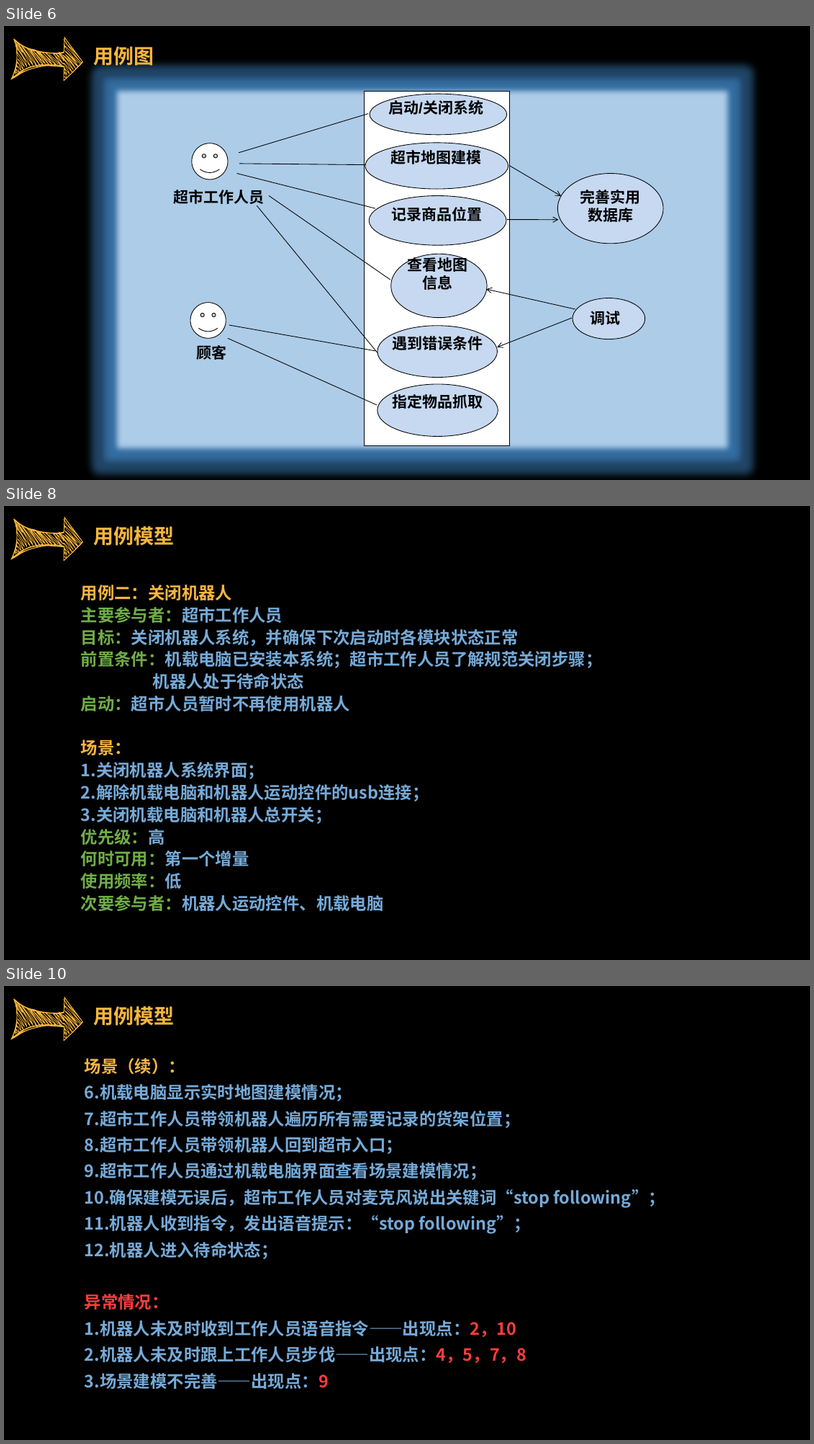
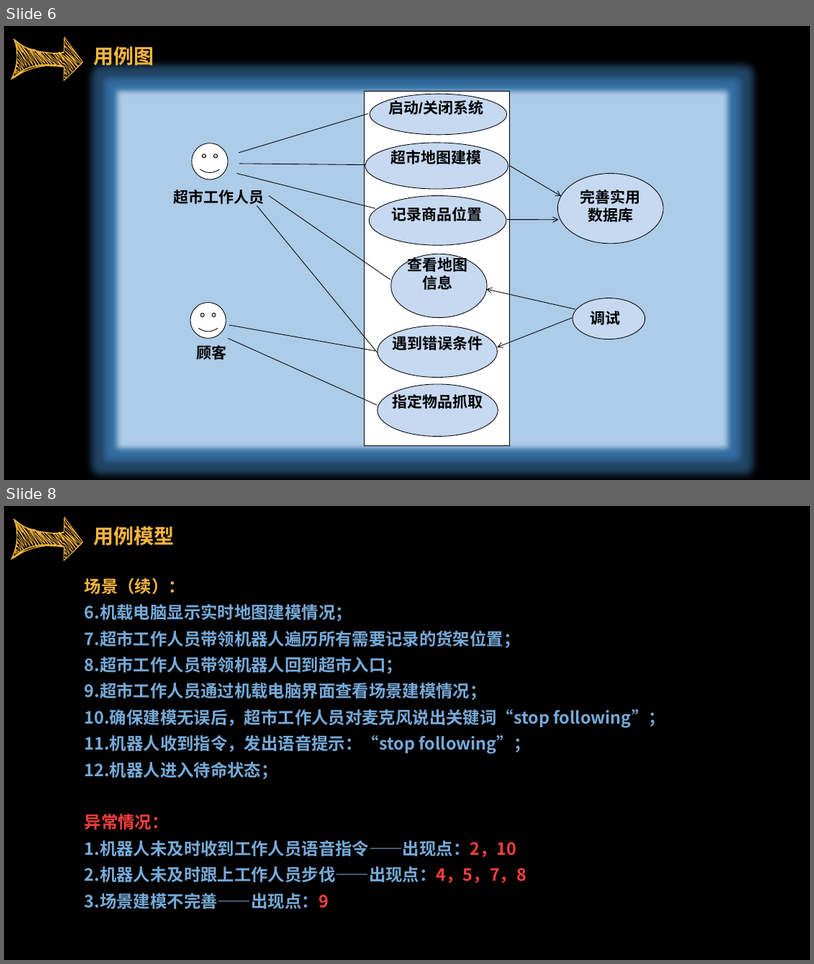
Before and after one commit to sebuaa2019/Team103, a slide deck: SE0423答辩TEAM103.pptx. Shown one above the other, each under a label of ours: slides 6, 8 and 10 before the commit, slides 6 and 8 after it; the slides between them are not shown. The pictures are 814x1444 and 814x964 pixels, drawn with LibreOffice and Linux fonts; fonts in the diff are those of the drawing. Boxes give left, top, right and bottom in pixels: in the first picture for what was removed or moved away, otherwise in the second. Text is boxed around its words. In the diff, an @@ line names an element or a change of style, - is before the commit and + after.

```diff
--- a/SE0423答辩TEAM103.pptx
+++ b/SE0423答辩TEAM103.pptx
@@ slide 8 removed at bbox=[4, 506, 810, 960], background #000000 @@
@@ freeform shape removed at bbox=[10, 516, 83, 561] @@
@@ text removed at bbox=[94, 526, 175, 546] @@
-用例模型
@@ text removed at bbox=[81, 584, 603, 911] @@
-用例二：关闭机器人
-主要参与者：超市工作人员
-目标：关闭机器人系统，并确保下次启动时各模块状态正常
-前置条件：机载电脑已安装本系统；超市工作人员了解规范关闭步骤；
-机器人处于待命状态
-启动：超市人员暂时不再使用机器人
-场景：
-1.关闭机器人系统界面；
-2.解除机载电脑和机器人运动控件的usb连接；
-3.关闭机载电脑和机器人总开关；
-优先级：高
-何时可用：第一个增量
-使用频率：低
-次要参与者：机器人运动控件、机载电脑
@@ what was slide 10 is now slide 8 @@
```
Also in this commit, not shown: 6 slides changed, 1 other slide removed, 1 other file.
